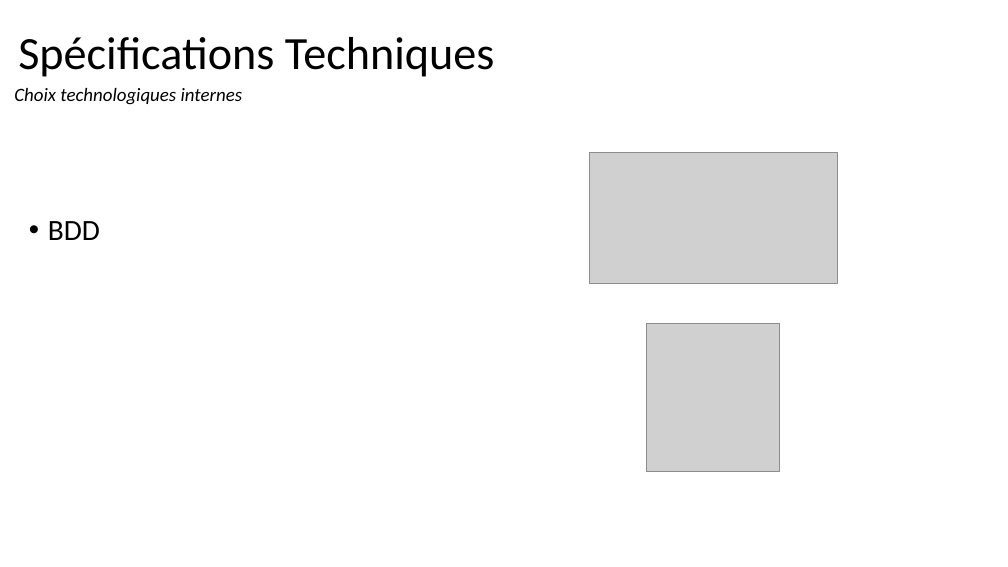
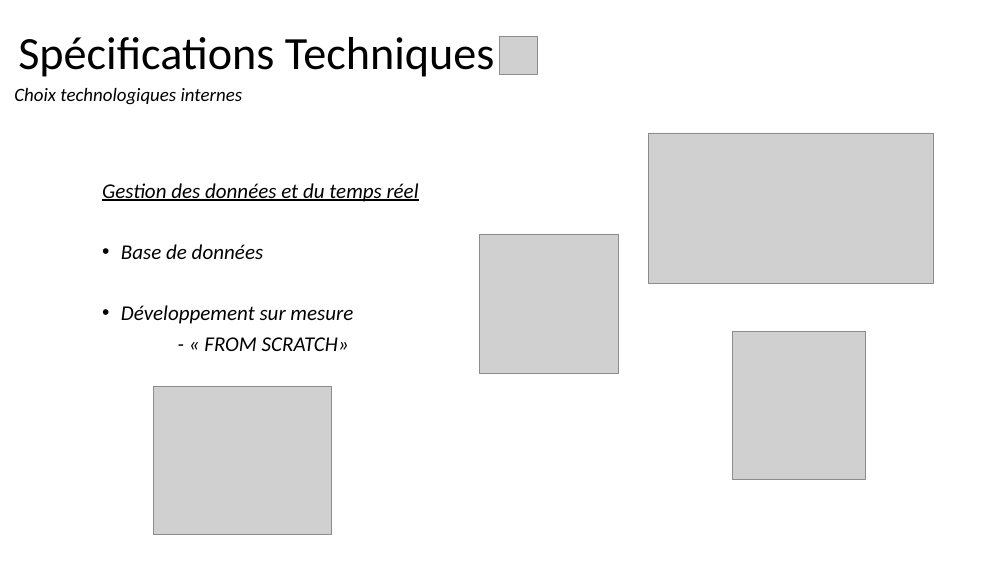
Before and after one commit to StephenAOGOLO/P4_Analysez_les_besoins, a slide deck: slide 10 of Projet_4_Solution_fonctionnelle_et_technique.pptx (slide 15 before the commit). Drawn at 1008x567 pixels with LibreOffice and Linux fonts; fonts in the diff are those of the drawing; grey boxes stand for pictures. Boxes give left, top, right and bottom in pixels: in the first picture for what was removed or moved away, otherwise in the second. Text is boxed around its words. In the diff, an @@ line names an element or a change of style, - is before the commit and + after.

```diff
--- a/Projet_4_Solution_fonctionnelle_et_technique.pptx
+++ b/Projet_4_Solution_fonctionnelle_et_technique.pptx
@@ picture added at (499,36,538,75) @@
@@ picture: place and size @@
-picture at (590,153,838,284)
+picture at (649,133,933,284)
@@ text at (102,183,419,351): text changed; size 28 to 20 pt; italic on @@
-• BDD
+Gestion des données et du temps réel
+• Base de données
+• Développement sur mesure
+- « FROM SCRATCH»
@@ picture added at (480,234,619,374) @@
@@ picture: place and size @@
-picture at (647,323,780,471)
+picture at (733,331,866,479)
@@ picture added at (154,386,331,535) @@
```
Also in this commit, not shown: 8 other slides changed, 7 slides added, 8 slides removed, 2 other files.
